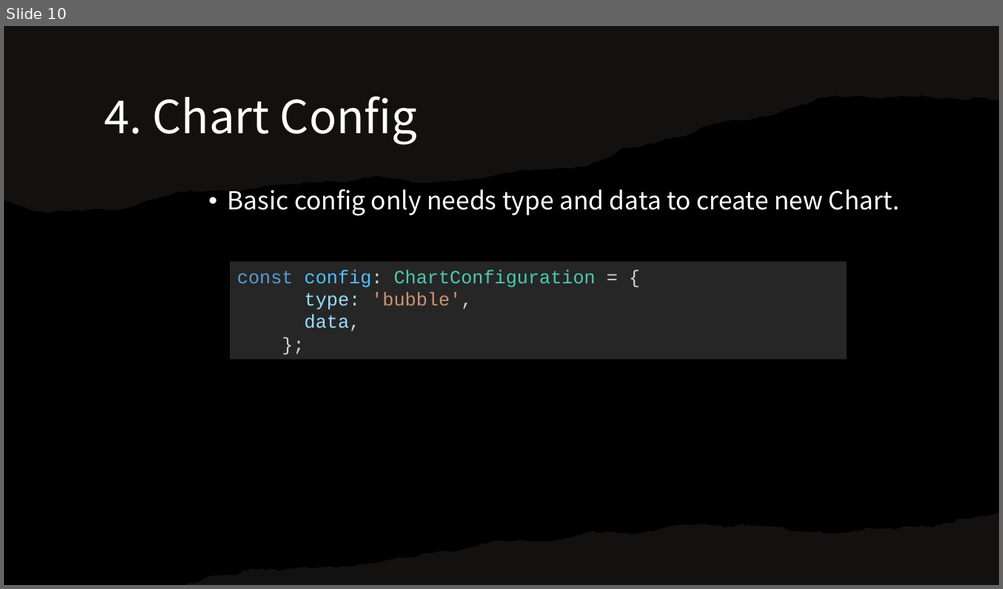
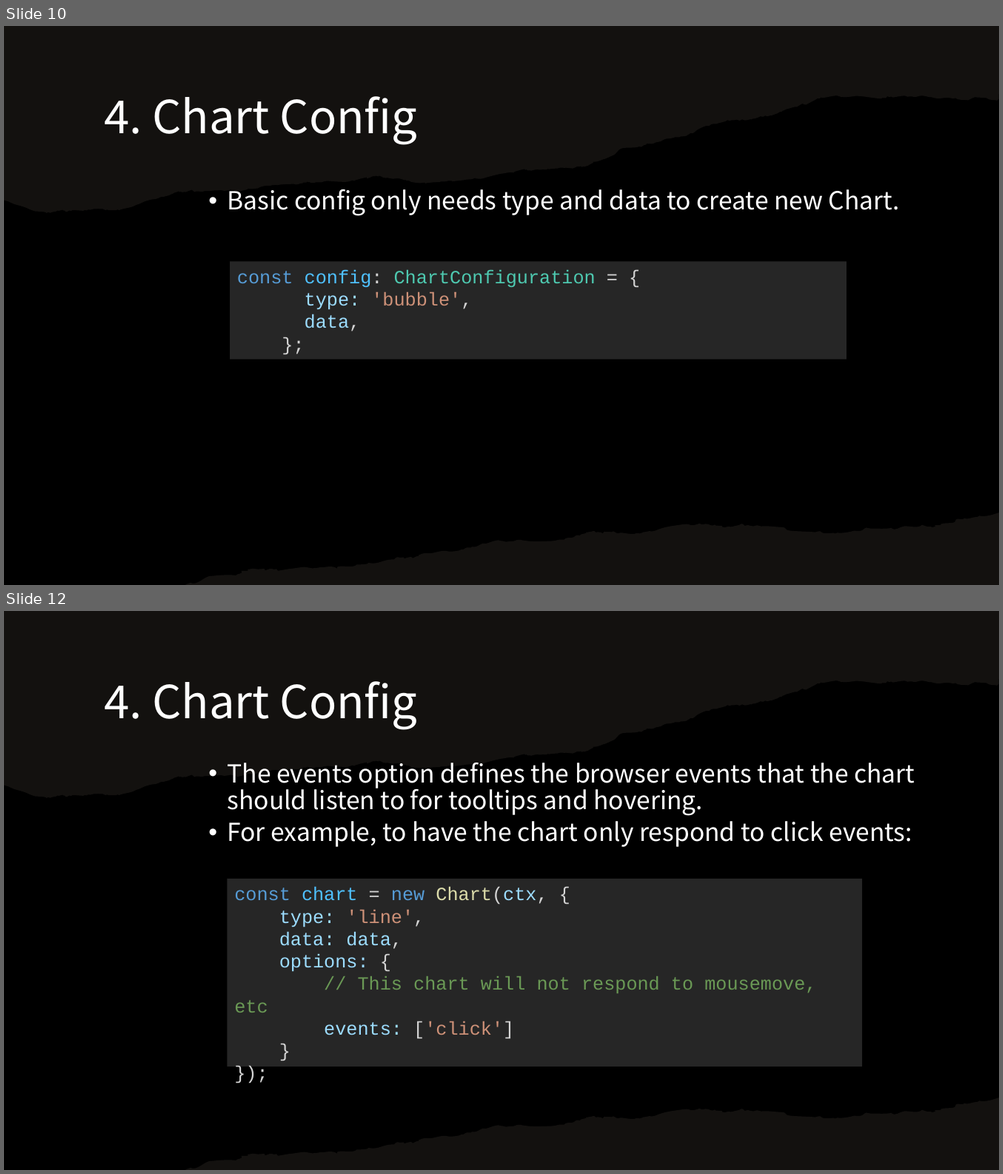
Before and after one commit to huynhtamhao/coding-guide, a slide deck: docs/assets/tutorials/ChartJs.pptx. Shown one above the other, each under a label of ours: slide 10 before the commit, slides 10 and 12 after it; the slides between them are not shown. The pictures are 1003x589 and 1003x1174 pixels, drawn with LibreOffice and Linux fonts; fonts in the diff are those of the drawing. Boxes give left, top, right and bottom in pixels: in the first picture for what was removed or moved away, otherwise in the second. Text is boxed around its words. In the diff, an @@ line names an element or a change of style, - is before the commit and + after.

Commit message:
fe-chartjs update file ChartJs

```diff
--- a/docs/assets/tutorials/ChartJs.pptx
+++ b/docs/assets/tutorials/ChartJs.pptx
@@ slide 12 added at [4, 611, 999, 1170], background #000000 @@
@@ freeform shape added at [4, 611, 999, 798], fill #82766A at 15% opacity @@
@@ title added at [104, 681, 418, 730], 44 pt, text #FFFFFF @@
+4. Chart Config
@@ text added at [227, 762, 914, 847], 24 pt, text #FFFFFF @@
+  • The events option defines the browser events that the chart should listen to for tooltips and hovering.
+  • For example, to have the chart only respond to click events:
@@ rectangle added at [227, 879, 862, 1067], fill #262626, 18 pt, text #6A9955 @@
+const chart = new Chart(ctx, {
+type: 'line',
+data: data,
+options: {
+// This chart will not respond to mousemove, etc
+events: ['click']
+}
+});
@@ freeform shape added at [185, 1098, 999, 1170], fill #82766A at 15% opacity @@
```
Also in this commit, not shown: 13 slides changed, 7 other slides added.
